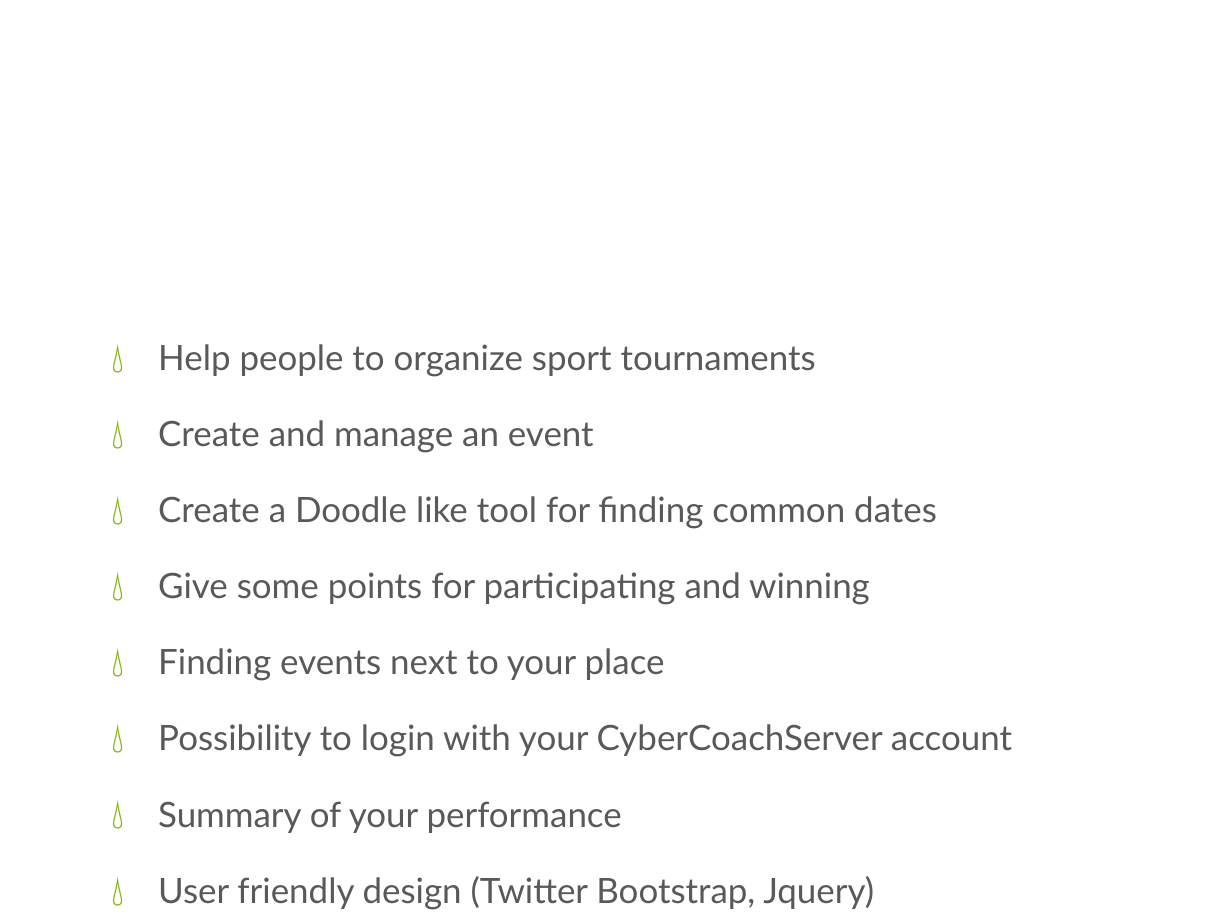
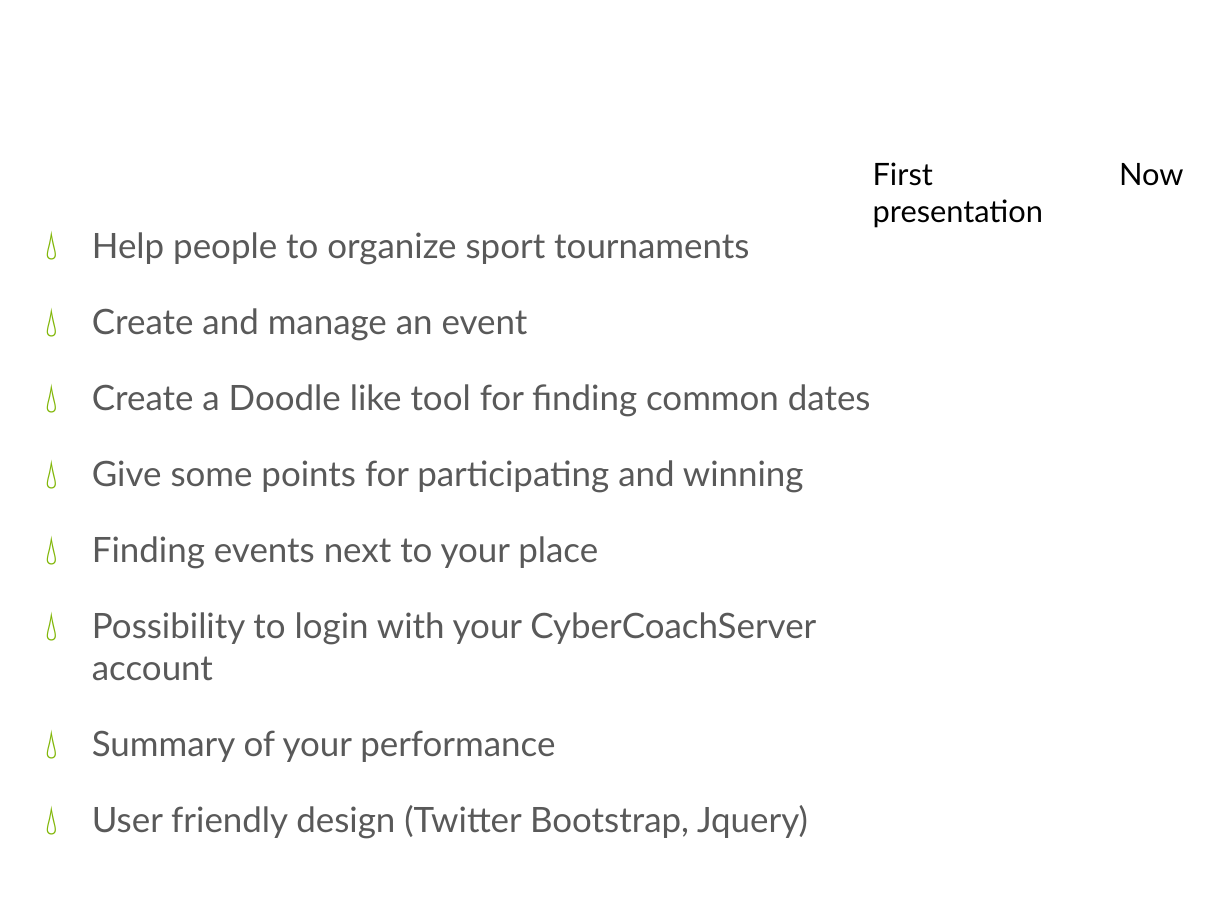
Before and after one commit to tbcdns/CyberCoach, a slide deck: slide 3 of doc/Presentation.pptx. Drawn at 1232x924 pixels with LibreOffice and Linux fonts; fonts in the diff are those of the drawing; background and template pictures are left out. Boxes give left, top, right and bottom in pixels: in the first picture for what was removed or moved away, otherwise in the second. Text is boxed around its words. In the diff, an @@ line names an element or a change of style, - is before the commit and + after.

```diff
--- a/doc/Presentation.pptx
+++ b/doc/Presentation.pptx
@@ title "CyberCoach Goals" rewrapped from (62, 47, 1170, 201) to (65, 0, 1174, 129) @@
@@ text added at (873, 162, 1183, 186), 18 pt, text #000000 @@
+First Now
+presentation
@@ text "Help people to organize sport ..." rewrapped from (158, 344, 1012, 910) to (92, 232, 871, 838) @@
```
Also in this commit, not shown: 3 other slides changed.
